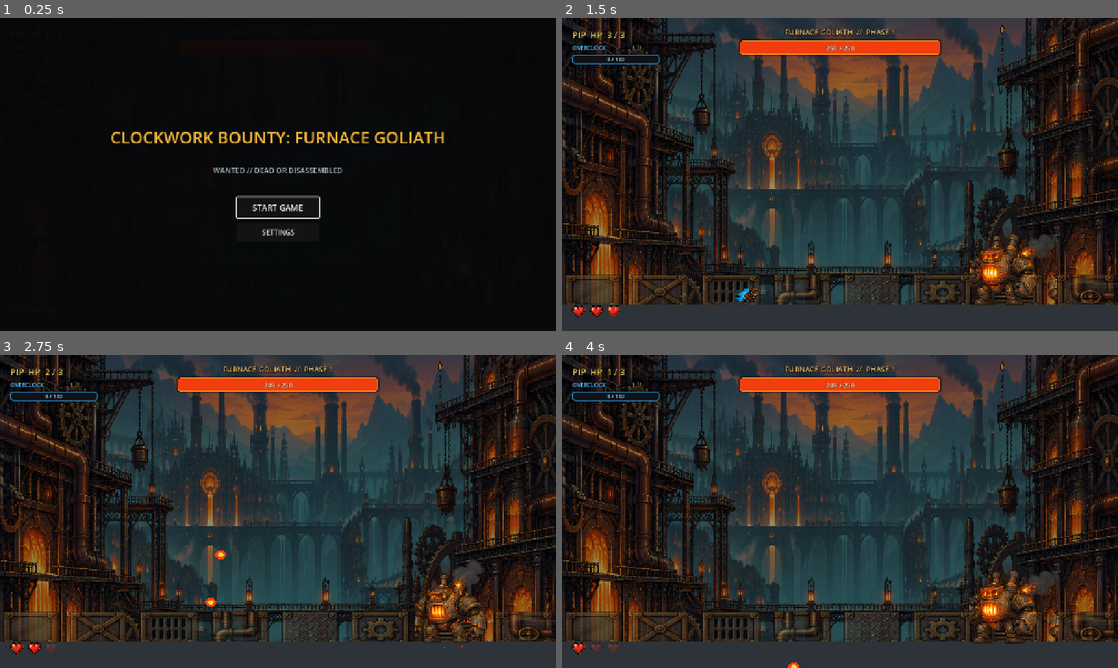
Above: before the commit, frames 1-4 (two rows, left to right).
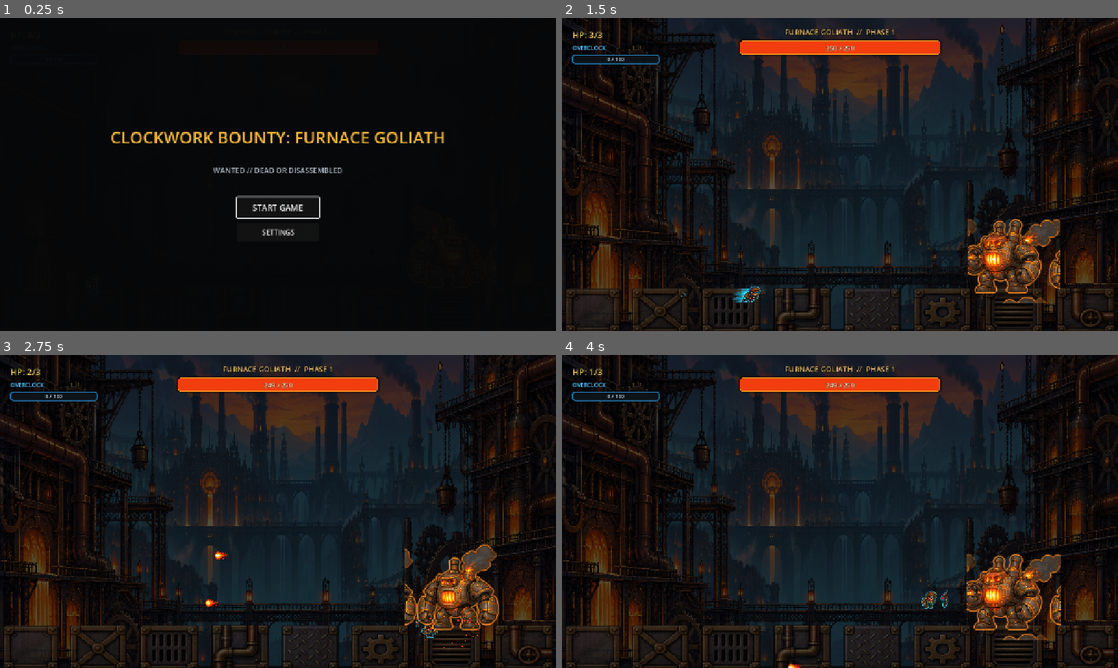
Above: after the commit, the same moments.

Repository: koushamoeini/Reign-of-Gears
Game: Godot game, scene res://main.tscn
Same seed, same stepped clock (60 frames per second), same inputs: the game is played once before the commit and once after it.
Inputs:
- Up to frame 1 (0.25 s): no input
- Up to frame 2 (1.5 s): click "START GAME" at 0.5 s; tap Enter at 1.25 s; hold Right (pip_move_right) from 1.28 s (still down); tap A (pip_dash) at 1.35 s
- Up to frame 3 (2.75 s): keep holding Right (pip_move_right); tap F (pip_jump) at 1.52, 2.27 s; tap D (pip_shoot) at 2.1 s
- Up to frame 4 (4 s): release Right (pip_move_right) at 2.78 s; hold Left (pip_move_left) 2.78-3.53 s; tap S (pip_special) at 2.85 s; hold Right (pip_move_right) from 3.53 s (still down); tap R at 3.6 s; tap F (pip_jump) at 3.77 s

The runs differ from the first frame. In frame 2, 45% of the frame differs, in the area x 0-100%, y 0-100%; in frame 3, 46%; in frame 4, 46%.

Commit message:
Refine arena UI hazards and boss visuals

Diff:
--- a/bosses/fireball.gd
+++ b/bosses/fireball.gd
@@ -13,8 +13,7 @@
 	if is_absorbable:
 		add_to_group("blue_projectiles")
 		$Aura.show()
-		$Glow.color = Color(0.02, 0.46, 1.0, 1.0)
-		$Core.color = Color(0.68, 0.93, 1.0, 1.0)
+		$SpriteArt.region_rect = Rect2(555, 805, 215, 155)
 
 
 func _physics_process(delta: float) -> void:
--- a/bosses/fireball.tscn
+++ b/bosses/fireball.tscn
@@ -1,9 +1,10 @@
-[gd_scene load_steps=3 format=3]
+[gd_scene load_steps=4 format=3]
 
 [ext_resource type="Script" path="res://bosses/fireball.gd" id="1_fireball"]
+[ext_resource type="Texture2D" path="res://assets/clockwork_environment.png" id="2_sheet"]
 
 [sub_resource type="CircleShape2D" id="FireballShape"]
-radius = 10.0
+radius = 12.0
 
 [node name="Fireball" type="Area2D"]
 collision_layer = 8
@@ -18,12 +19,20 @@
 color = Color(0.02, 0.55, 1, 0.3)
 
 [node name="Glow" type="Polygon2D" parent="."]
+visible = false
 polygon = PackedVector2Array(-14, 0, -7, -9, 5, -11, 14, 0, 5, 11, -7, 9)
 color = Color(1, 0.27, 0.05, 1)
 
 [node name="Core" type="Polygon2D" parent="."]
+visible = false
 polygon = PackedVector2Array(-7, 0, -3, -5, 4, -5, 7, 0, 4, 5, -3, 5)
 color = Color(1, 0.83, 0.25, 1)
+
+[node name="SpriteArt" type="Sprite2D" parent="."]
+texture = ExtResource("2_sheet")
+region_enabled = true
+region_rect = Rect2(260, 805, 220, 155)
+scale = Vector2(0.16, 0.16)
 
 [node name="CollisionShape2D" type="CollisionShape2D" parent="."]
 shape = SubResource("FireballShape")
--- a/bosses/furnace_goliath.gd
+++ b/bosses/furnace_goliath.gd
@@ -19,13 +19,13 @@
 const PHASE_THREE_FIRE_RATE_MULTIPLIER := 1.5
 const DASH_SPEED := 820.0
 const DASH_DURATION := 0.65
-const SPRITE_IDLE := Rect2(20, 500, 140, 175)
-const SPRITE_TELEGRAPH := Rect2(820, 500, 170, 175)
-const SPRITE_SHOOT := Rect2(20, 690, 145, 160)
-const SPRITE_DASH := Rect2(1210, 500, 175, 175)
-const SPRITE_RAGE := Rect2(850, 690, 175, 160)
-const SPRITE_DAMAGE := Rect2(330, 850, 145, 170)
-const SPRITE_DEATH := Rect2(510, 840, 190, 180)
+const SPRITE_IDLE := Rect2(20, 500, 180, 190)
+const SPRITE_TELEGRAPH := Rect2(820, 500, 180, 190)
+const SPRITE_SHOOT := Rect2(20, 680, 180, 190)
+const SPRITE_DASH := Rect2(1210, 500, 180, 190)
+const SPRITE_RAGE := Rect2(850, 680, 180, 190)
+const SPRITE_DAMAGE := Rect2(330, 834, 180, 190)
+const SPRITE_DEATH := Rect2(510, 834, 180, 190)
 
 @export var fireball_scene: PackedScene = preload("res://bosses/fireball.tscn")
 
--- a/bosses/furnace_goliath.tscn
+++ b/bosses/furnace_goliath.tscn
@@ -52,6 +52,12 @@
 scale_max = 6.0
 color = Color(1, 0.12, 0.02, 1)
 
+[sub_resource type="Shader" id="BossOutlineShader"]
+code = "shader_type canvas_item;\nvoid fragment() {\n vec4 base = texture(TEXTURE, UV);\n float edge = 0.0;\n edge = max(edge, texture(TEXTURE, UV + vec2(TEXTURE_PIXEL_SIZE.x * 3.0, 0.0)).a);\n edge = max(edge, texture(TEXTURE, UV - vec2(TEXTURE_PIXEL_SIZE.x * 3.0, 0.0)).a);\n edge = max(edge, texture(TEXTURE, UV + vec2(0.0, TEXTURE_PIXEL_SIZE.y * 3.0)).a);\n edge = max(edge, texture(TEXTURE, UV - vec2(0.0, TEXTURE_PIXEL_SIZE.y * 3.0)).a);\n vec4 outline = vec4(1.0, 0.56, 0.16, edge * (1.0 - base.a));\n COLOR = mix(outline, vec4(base.rgb * 1.16, base.a), base.a);\n}"
+
+[sub_resource type="ShaderMaterial" id="BossOutlineMaterial"]
+shader = SubResource("BossOutlineShader")
+
 [node name="FurnaceGoliath" type="CharacterBody2D" groups=["bosses"]]
 script = ExtResource("1_boss")
 
@@ -61,10 +67,12 @@
 color = Color(0.31, 0.28, 0.27, 1)
 
 [node name="SpriteArt" type="Sprite2D" parent="."]
+material = SubResource("BossOutlineMaterial")
 texture = ExtResource("3_sheet")
 region_enabled = true
-region_rect = Rect2(15, 490, 145, 190)
-position = Vector2(0, -58)
+region_rect = Rect2(20, 500, 180, 190)
+position = Vector2(0, 32)
+offset = Vector2(0, -95)
 scale = Vector2(1.15, 1.15)
 z_index = 2
 
--- a/hazards/stage_hazard_controller.gd
+++ b/hazards/stage_hazard_controller.gd
@@ -7,6 +7,8 @@
 @onready var pressure_hazards: Node2D = $PressureHazards
 @onready var left_collision: CollisionShape2D = $PressureHazards/LeftPressure/CollisionShape2D
 @onready var right_collision: CollisionShape2D = $PressureHazards/RightPressure/CollisionShape2D
+@onready var left_flames: Sprite2D = $PressureHazards/LeftPressure/FlameSprite
+@onready var right_flames: Sprite2D = $PressureHazards/RightPressure/FlameSprite
 
 var current_phase: int = 1
 
@@ -14,6 +16,10 @@
 func _process(_delta: float) -> void:
 	if current_phase >= 3:
 		pressure_hazards.modulate.a = 0.72 + 0.2 * sin(Time.get_ticks_msec() * 0.014)
+		var frame := int(Time.get_ticks_msec() / 130) % 4
+		var flame_region := Rect2(750 + frame * 190, 330, 190, 250)
+		left_flames.region_rect = flame_region
+		right_flames.region_rect = flame_region
 
 
 func set_phase(new_phase: int) -> void:
--- a/hazards/stage_hazard_controller.tscn
+++ b/hazards/stage_hazard_controller.tscn
@@ -1,6 +1,7 @@
-[gd_scene load_steps=3 format=3]
+[gd_scene load_steps=4 format=3]
 
 [ext_resource type="Script" path="res://hazards/stage_hazard_controller.gd" id="1_controller"]
+[ext_resource type="Texture2D" path="res://assets/clockwork_environment.png" id="2_sheet"]
 
 [sub_resource type="RectangleShape2D" id="PressureShape"]
 size = Vector2(70, 110)
@@ -20,8 +21,16 @@
 collision_mask = 1
 
 [node name="Flames" type="Polygon2D" parent="PressureHazards/LeftPressure"]
+visible = false
 polygon = PackedVector2Array(-35, 55, -35, -35, -27, -8, -18, -48, -7, -12, 3, -55, 13, -10, 25, -42, 35, -5, 35, 55)
 color = Color(1, 0.22, 0.03, 0.85)
+
+[node name="FlameSprite" type="Sprite2D" parent="PressureHazards/LeftPressure"]
+texture = ExtResource("2_sheet")
+region_enabled = true
+region_rect = Rect2(750, 330, 190, 250)
+position = Vector2(0, -34)
+scale = Vector2(0.42, 0.42)
 
 [node name="CollisionShape2D" type="CollisionShape2D" parent="PressureHazards/LeftPressure"]
 shape = SubResource("PressureShape")
@@ -33,8 +42,16 @@
 collision_mask = 1
 
 [node name="Flames" type="Polygon2D" parent="PressureHazards/RightPressure"]
+visible = false
 polygon = PackedVector2Array(-35, 55, -35, -5, -25, -42, -13, -10, -3, -55, 7, -12, 18, -48, 27, -8, 35, -35, 35, 55)
 color = Color(1, 0.22, 0.03, 0.85)
+
+[node name="FlameSprite" type="Sprite2D" parent="PressureHazards/RightPressure"]
+texture = ExtResource("2_sheet")
+region_enabled = true
+region_rect = Rect2(750, 330, 190, 250)
+position = Vector2(0, -34)
+scale = Vector2(0.42, 0.42)
 
 [node name="CollisionShape2D" type="CollisionShape2D" parent="PressureHazards/RightPressure"]
 shape = SubResource("PressureShape")
--- a/hazards/steam_pipe.gd
+++ b/hazards/steam_pipe.gd
@@ -10,6 +10,7 @@
 @onready var collision_shape: CollisionShape2D = $CollisionShape2D
 
 var is_falling: bool = false
+var has_exploded: bool = false
 
 
 func _ready() -> void:
@@ -23,8 +24,8 @@
 		return
 
 	position.y += fall_speed * delta
-	if position.y > 830.0:
-		queue_free()
+	if position.y >= 650.0:
+		_trigger_floor_explosion()
 
 
 func _on_warning_timer_timeout() -> void:
@@ -36,8 +37,35 @@
 
 
 func _on_body_entered(body: Node) -> void:
-	if not is_falling or not body.is_in_group("player"):
+	if not is_falling or has_exploded:
 		return
-	if body.has_method("take_damage"):
-		body.take_damage(1)
+	_trigger_floor_explosion()
+
+
+func _trigger_floor_explosion() -> void:
+	if has_exploded:
+		return
+	has_exploded = true
+	is_falling = false
+	pipe_sprite.hide()
+	velocity_warning_setup()
+	await get_tree().create_timer(0.5).timeout
+	for body in get_overlapping_bodies():
+		if body.is_in_group("player") and body.has_method("take_damage"):
+			body.take_damage(1)
+	$ExplosionSprite.show()
+	await get_tree().create_timer(0.18).timeout
 	queue_free()
+
+
+func velocity_warning_setup() -> void:
+	$ExplosionZone.show()
+	$ExplosionZone.scale = Vector2(0.2, 0.2)
+	var zone_tween := create_tween()
+	zone_tween.tween_property($ExplosionZone, "scale", Vector2.ONE, 0.16)
+	var aoe_shape := CircleShape2D.new()
+	aoe_shape.radius = 105.0
+	collision_shape.position = Vector2.ZERO
+	collision_shape.set_deferred("shape", aoe_shape)
+	collision_shape.set_deferred("disabled", false)
+	monitoring = true
--- a/hazards/steam_pipe.tscn
+++ b/hazards/steam_pipe.tscn
@@ -35,6 +35,20 @@
 position = Vector2(0, -60)
 scale = Vector2(0.32, 0.55)
 
+[node name="ExplosionZone" type="Polygon2D" parent="."]
+visible = false
+z_index = -1
+polygon = PackedVector2Array(-105, 0, -91, -52, -52, -91, 0, -105, 52, -91, 91, -52, 105, 0, 91, 52, 52, 91, 0, 105, -52, 91, -91, 52)
+color = Color(1, 0.08, 0.03, 0.28)
+
+[node name="ExplosionSprite" type="Sprite2D" parent="."]
+visible = false
+z_index = 4
+texture = ExtResource("2_sheet")
+region_enabled = true
+region_rect = Rect2(795, 590, 335, 190)
+scale = Vector2(0.42, 0.42)
+
 [node name="CollisionShape2D" type="CollisionShape2D" parent="."]
 position = Vector2(0, -54)
 shape = SubResource("PipeShape")
--- a/main.tscn
+++ b/main.tscn
@@ -35,6 +35,7 @@
 [node name="FactoryParallax" type="Parallax2D" parent="."]
 scroll_scale = Vector2(0.18, 0.08)
 z_index = -9
+modulate = Color(0.4, 0.4, 0.466667, 1)
 
 [node name="LevelBackground" type="Sprite2D" parent="FactoryParallax"]
 texture = ExtResource("9_sheet")
@@ -45,21 +46,22 @@
 texture = ExtResource("10_environment")
 region_enabled = true
 region_rect = Rect2(30, 30, 1450, 160)
-position = Vector2(640, 625)
-scale = Vector2(0.88, 0.55)
-modulate = Color(1, 1, 1, 0.72)
+position = Vector2(640, 668)
+scale = Vector2(0.88, 0.72)
+modulate = Color(1, 1, 1, 0.9)
 
 [node name="GameplayContrast" type="ColorRect" parent="."]
 z_index = -8
 offset_right = 1280.0
 offset_bottom = 720.0
 mouse_filter = 2
-color = Color(0.015, 0.025, 0.035, 0.42)
+color = Color(0.015, 0.025, 0.035, 0.18)
 
 [node name="Floor" type="StaticBody2D" parent="." unique_id=1373653812]
 position = Vector2(640, 690)
 
 [node name="Visual" type="Polygon2D" parent="Floor" unique_id=1983497154]
+visible = false
 color = Color(0.18, 0.2, 0.22, 1)
 polygon = PackedVector2Array(-640, -30, 640, -30, 640, 30, -640, 30)
 
--- a/player/pip.tscn
+++ b/player/pip.tscn
@@ -35,6 +35,12 @@
 scale_max = 2.5
 color = Color(0.24, 0.7, 1, 0.48)
 
+[sub_resource type="Shader" id="CombatOutlineShader"]
+code = "shader_type canvas_item;\nvoid fragment() {\n vec4 base = texture(TEXTURE, UV);\n float edge = 0.0;\n edge = max(edge, texture(TEXTURE, UV + vec2(TEXTURE_PIXEL_SIZE.x * 3.0, 0.0)).a);\n edge = max(edge, texture(TEXTURE, UV - vec2(TEXTURE_PIXEL_SIZE.x * 3.0, 0.0)).a);\n edge = max(edge, texture(TEXTURE, UV + vec2(0.0, TEXTURE_PIXEL_SIZE.y * 3.0)).a);\n edge = max(edge, texture(TEXTURE, UV - vec2(0.0, TEXTURE_PIXEL_SIZE.y * 3.0)).a);\n vec4 outline = vec4(0.25, 0.85, 1.0, edge * (1.0 - base.a));\n COLOR = mix(outline, vec4(base.rgb * 1.18, base.a), base.a);\n}"
+
+[sub_resource type="ShaderMaterial" id="CombatOutlineMaterial"]
+shader = SubResource("CombatOutlineShader")
+
 [node name="Pip" type="CharacterBody2D" groups=["player"]]
 script = ExtResource("1_pip")
 
@@ -44,6 +50,7 @@
 color = Color(0.9, 0.68, 0.2, 1)
 
 [node name="SpriteArt" type="Sprite2D" parent="."]
+material = SubResource("CombatOutlineMaterial")
 texture = ExtResource("2_sheet")
 region_enabled = true
 region_rect = Rect2(25, 15, 110, 115)
--- a/ui/combat_hud.gd
+++ b/ui/combat_hud.gd
@@ -21,7 +21,6 @@
 @onready var main_menu_overlay: ColorRect = $Interface/MainMenuOverlay
 @onready var start_button: Button = $Interface/MainMenuOverlay/StartButton
 @onready var settings_panel: ColorRect = $Interface/MainMenuOverlay/SettingsPanel
-@onready var health_hearts: Array[TextureRect] = [$Interface/HeartOne, $Interface/HeartTwo, $Interface/HeartThree]
 
 var rebind_buttons: Dictionary = {}
 var rebinding_action: StringName
@@ -57,13 +56,11 @@
 
 
 func _on_player_health_changed(current_health: int, max_health: int) -> void:
-	player_health_label.text = "PIP  HP  %d / %d" % [current_health, max_health]
-	for heart_index in health_hearts.size():
-		health_hearts[heart_index].modulate.a = 1.0 if heart_index < current_health else 0.22
+	player_health_label.text = "HP: %d/%d" % [current_health, max_health]
 
 
 func _on_player_died() -> void:
-	player_health_label.text = "PIP  HP  0 / 3"
+	player_health_label.text = "HP: 0/3"
 
 
 func _on_overclock_changed(current_value: int, max_value: int) -> void:
--- a/ui/combat_hud.tscn
+++ b/ui/combat_hud.tscn
@@ -75,9 +75,10 @@
 theme_override_colors/font_outline_color = Color(0.04, 0.045, 0.05, 1)
 theme_override_constants/outline_size = 6
 theme_override_font_sizes/font_size = 20
-text = "PIP  HP  3 / 3"
+text = "HP: 3/3"
 
 [node name="HeartOne" type="TextureRect" parent="Interface"]
+visible = false
 anchor_top = 1.0
 anchor_bottom = 1.0
 offset_left = 24.0
@@ -88,6 +89,7 @@
 expand_mode = 1
 
 [node name="HeartTwo" type="TextureRect" parent="Interface"]
+visible = false
 anchor_top = 1.0
 anchor_bottom = 1.0
 offset_left = 64.0
@@ -98,6 +100,7 @@
 expand_mode = 1
 
 [node name="HeartThree" type="TextureRect" parent="Interface"]
+visible = false
 anchor_top = 1.0
 anchor_bottom = 1.0
 offset_left = 104.0
Not shown: 1 places in bosses/furnace_goliath.tscn that only renumber resources
Not shown: 1 places in player/pip.tscn that only renumber resources
